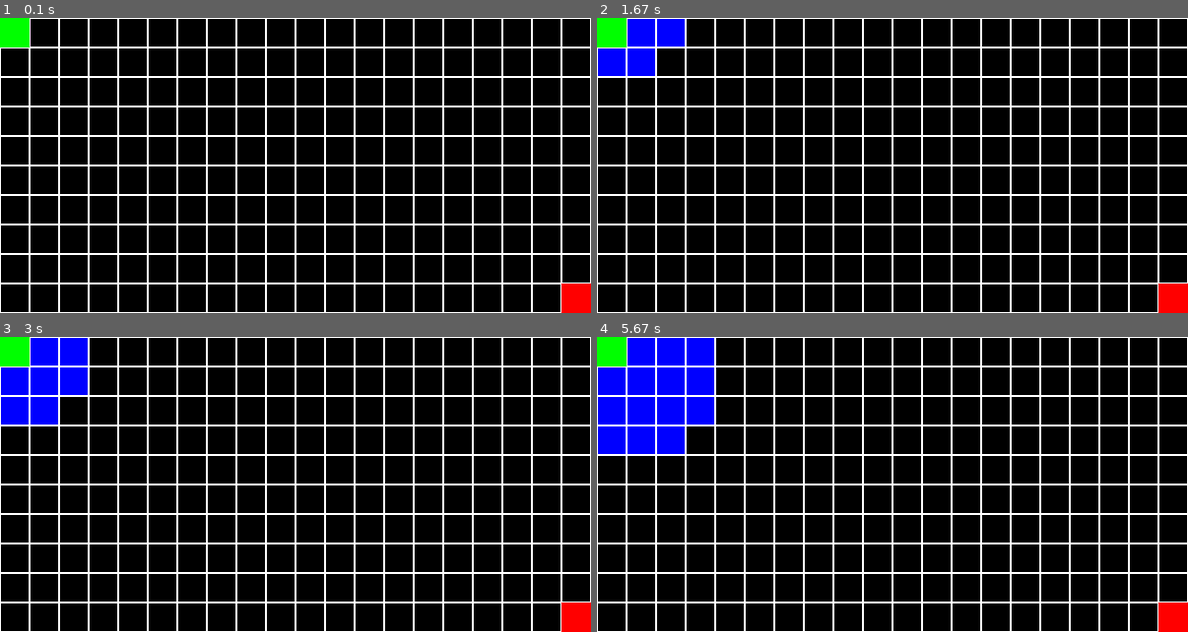
Above: before the commit, frames 1-4 (two rows, left to right).
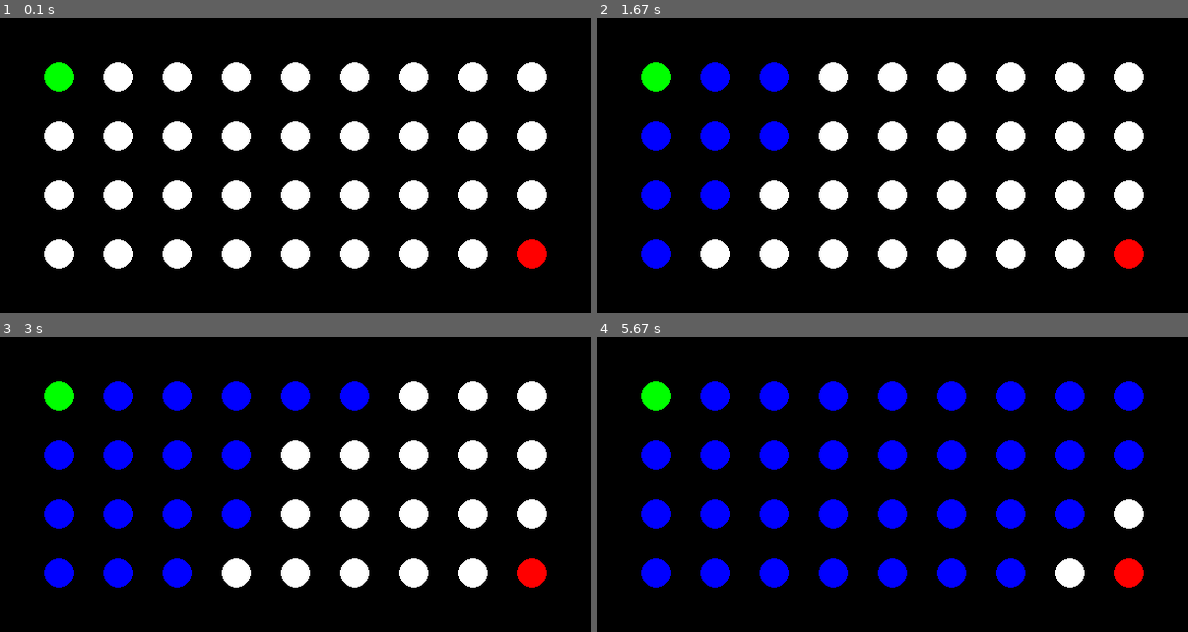
Above: after the commit, the same moments.

Repository: ashwath-karthikeyan/grid-planning
Game: pygame game, started from dijkstra_pygame.py
Same seed, same stepped clock (60 frames per second), same inputs: the game is played once before the commit and once after it.
Inputs:
- Up to frame 1 (0.1 s): no input
- Up to frame 2 (1.67 s): no input
- Up to frame 3 (3 s): no input
- Up to frame 4 (5.67 s): no input

The runs differ from the first frame. In frame 1, 23% of the frame differs, in the area x 0-100%, y 0-100%; in frame 2, 25%; in frame 3, 27%; in frame 4, 30%.

Commit message:
working dijkstra pygame

Diff:
--- a/dijkstra_pygame.py
+++ b/dijkstra_pygame.py
@@ -3,11 +3,13 @@
 
 # Constants
 WIDTH, HEIGHT = 600, 300
-GRID_SIZE = 30
+NODE_RADIUS = 15
+NODE_DISTANCE = 60
 WHITE = (255, 255, 255)
 GREEN = (0, 255, 0)
 RED = (255, 0, 0)
 BLUE = (0, 0, 255)
+YELLOW = (255, 255, 0)
 BLACK = (0, 0, 0)
 
 # Initialize Pygame
@@ -17,10 +19,11 @@
 clock = pygame.time.Clock()
 
 class Node:
-    def __init__(self, position, g_cost=0, parent=None):
+    def __init__(self, position, g_cost=float('inf'), parent=None):
         self.position = position
         self.g_cost = g_cost
         self.parent = parent
+        self.neighbors = []
 
     def __eq__(self, other):
         return self.position == other.position
@@ -28,88 +31,85 @@
     def __hash__(self):
         return hash(self.position)
 
-def draw_grid(path):
-    for x in range(0, WIDTH, GRID_SIZE):
-        for y in range(0, HEIGHT, GRID_SIZE):
-            rect = pygame.Rect(x, y, GRID_SIZE, GRID_SIZE)
-            if (x // GRID_SIZE, y // GRID_SIZE) in path:
-                pygame.draw.rect(win, BLUE, rect)
-            pygame.draw.rect(win, WHITE, rect, 1)
+    def add_neighbor(self, neighbor):
+        self.neighbors.append(neighbor)
 
-def draw_start_goal(start, goal):
-    start_rect = pygame.Rect(start[0] * GRID_SIZE, start[1] * GRID_SIZE, GRID_SIZE, GRID_SIZE)
-    goal_rect = pygame.Rect(goal[0] * GRID_SIZE, goal[1] * GRID_SIZE, GRID_SIZE, GRID_SIZE)
-    pygame.draw.rect(win, GREEN, start_rect)
-    pygame.draw.rect(win, RED, goal_rect)
+def create_graph():
+    nodes = {}
+    for x in range(NODE_DISTANCE, WIDTH, NODE_DISTANCE):
+        for y in range(NODE_DISTANCE, HEIGHT, NODE_DISTANCE):
+            nodes[(x, y)] = Node((x, y))
+    for node in nodes.values():
+        x, y = node.position
+        for dx, dy in [(-NODE_DISTANCE, 0), (NODE_DISTANCE, 0), (0, -NODE_DISTANCE), (0, NODE_DISTANCE)]:
+            if (x + dx, y + dy) in nodes:
+                node.add_neighbor(nodes[(x + dx, y + dy)])
+    return nodes
 
-def get_successors(node):
-    directions = [(0, 1), (1, 0), (0, -1), (-1, 0), (1, 1), (1, -1), (-1, -1), (-1, 1)]
-    cost = {d: sqrt(2) if d in directions[4:] else 1 for d in directions}
-    successors = []
-    for d in directions:
-        next_pos = (node.position[0] + d[0], node.position[1] + d[1])
-        if 0 <= next_pos[0] < WIDTH // GRID_SIZE and 0 <= next_pos[1] < HEIGHT // GRID_SIZE:
-            movement_cost = cost[d]
-            successors.append(Node(next_pos, node.g_cost + movement_cost, node))
-    return successors
+def draw_nodes(nodes, final_path, open_set, closed_set, start, goal):
+    for node in nodes.values():
+        color = BLUE if node in closed_set else WHITE if node in open_set else WHITE
+        if node.position in final_path:
+            color = YELLOW
+        if node == start:
+            color = GREEN
+        if node == goal:
+            color = RED
+        pygame.draw.circle(win, color, node.position, NODE_RADIUS)
 
 def dijkstra_search(start, goal):
     open_set = set()
     closed_set = set()
-    start_node = Node(start)
-    goal_node = Node(goal)
-    open_set.add(start_node)
+    start.g_cost = 0
+    open_set.add(start)
 
     while open_set:
         current_node = min(open_set, key=lambda n: n.g_cost)
-        if current_node.position == goal_node.position:
+        if current_node == goal:
             return reconstruct_path(current_node)
         open_set.remove(current_node)
         closed_set.add(current_node)
 
-        for successor in get_successors(current_node):
-            if successor in closed_set:
+        for neighbor in current_node.neighbors:
+            if neighbor in closed_set:
                 continue
-            in_open_set = False
-            for open_node in open_set:
-                if open_node.position == successor.position:
-                    in_open_set = True
-                    if successor.g_cost < open_node.g_cost:
-                        open_set.remove(open_node)
-                        open_set.add(successor)
-                    break
-            if not in_open_set:
-                open_set.add(successor)
-            yield current_node, open_set, closed_set
+            temp_g_cost = current_node.g_cost + sqrt((neighbor.position[0] - current_node.position[0])**2 + (neighbor.position[1] - current_node.position[1])**2)
+            if temp_g_cost < neighbor.g_cost:
+                neighbor.g_cost = temp_g_cost
+                neighbor.parent = current_node
+                open_set.add(neighbor)
+            yield current_node, open_set, closed_set, []
 
 def reconstruct_path(node):
     path = []
     while node:
         path.append(node.position)
         node = node.parent
-    return path
+    return path[::-1]  # Reverse path
 
-start_position = (0, 0)
-goal_position = (19, 9)
-generator = dijkstra_search(start_position, goal_position)
+nodes = create_graph()
+start_position = (NODE_DISTANCE, NODE_DISTANCE)
+goal_position = (WIDTH - NODE_DISTANCE, HEIGHT - NODE_DISTANCE)
+start_node = nodes[start_position]
+goal_node = nodes[goal_position]
+generator = dijkstra_search(start_node, goal_node)
 
 running = True
-path = []
+final_path = []
 
 while running:
     for event in pygame.event.get():
         if event.type == pygame.QUIT:
             running = False
 
-    try:
-        current_node, open_set, closed_set = next(generator)
-        path.append(current_node.position)
-    except StopIteration:
-        pass
+    if not final_path:
+        try:
+            current_node, open_set, closed_set, _ = next(generator)
+        except StopIteration as e:
+            final_path = e.value
 
     win.fill(BLACK)
-    draw_grid(path)
-    draw_start_goal(start_position, goal_position)
+    draw_nodes(nodes, final_path, open_set, closed_set, start_node, goal_node)
     pygame.display.update()
     clock.tick(10)
 
